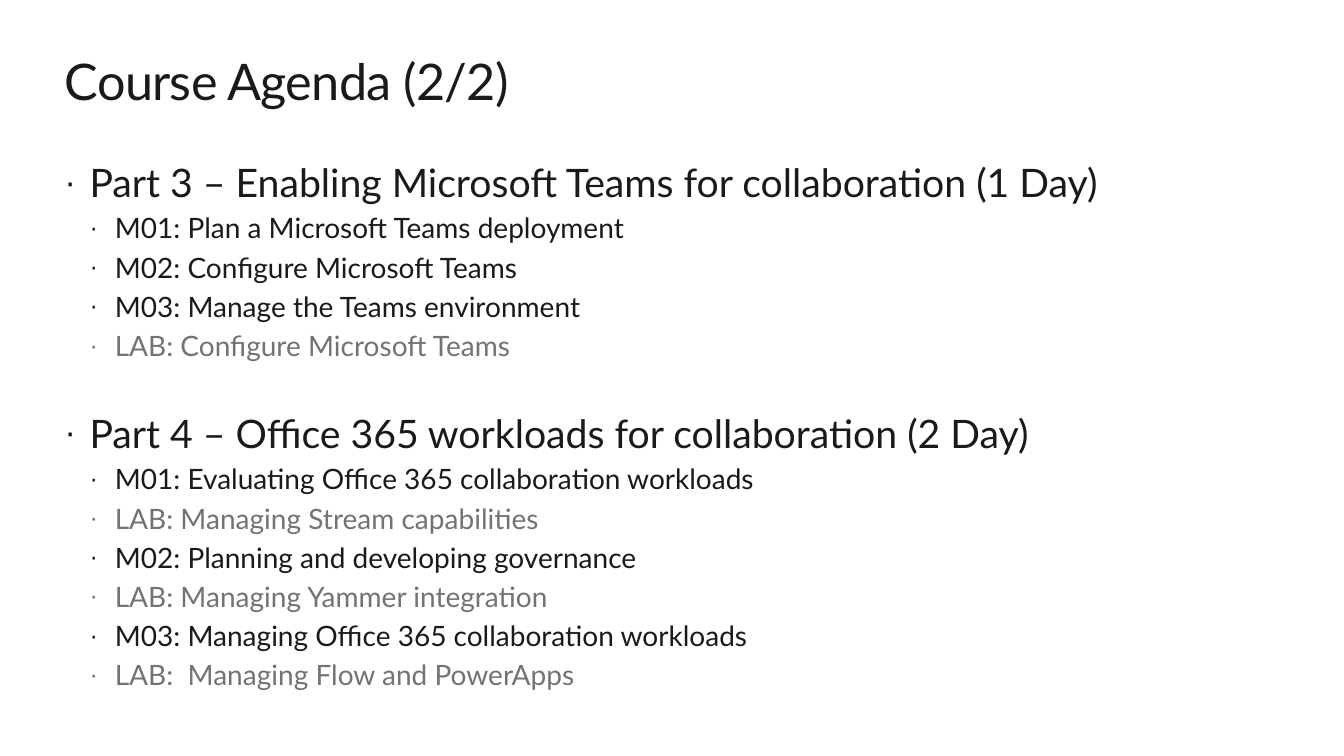
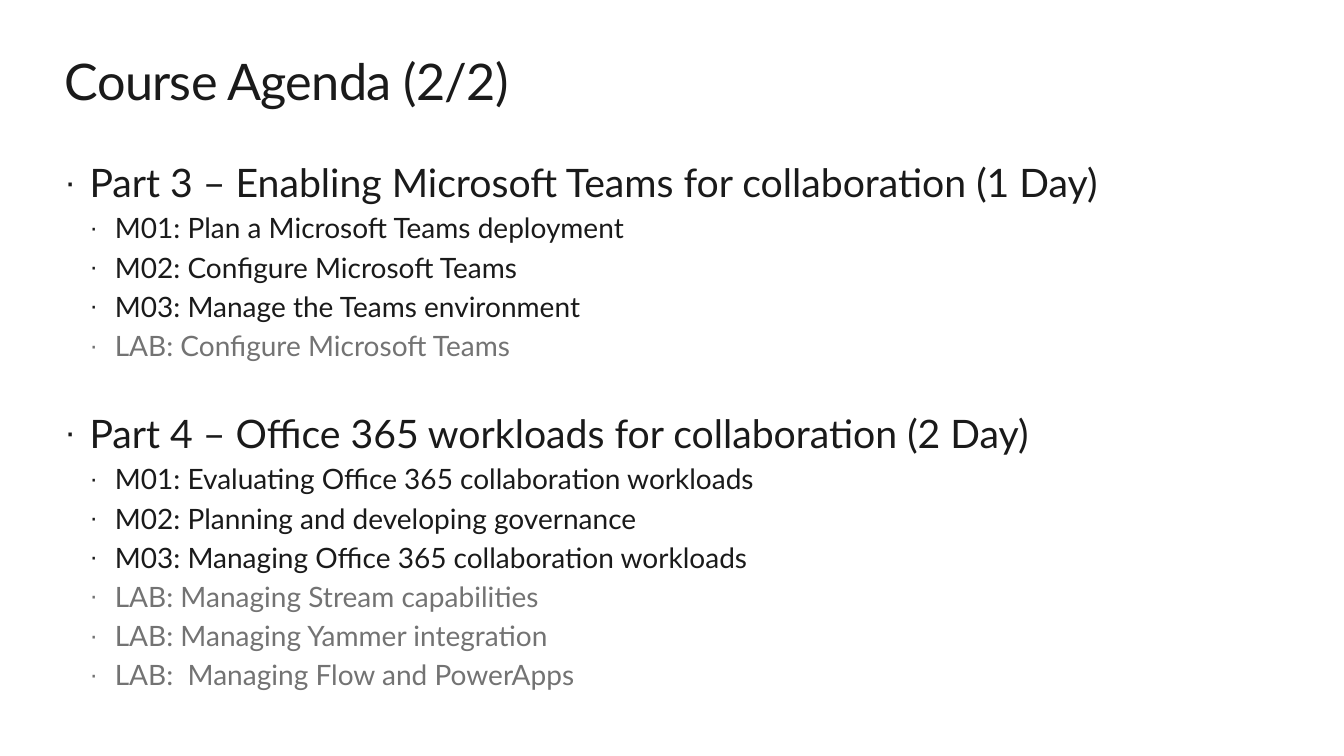
Before and after one commit to renaudwangler/ib, a slide deck: slide 4 of extra/MS-300AIntro.pptx. Drawn at 1344x756 pixels with LibreOffice and Linux fonts; fonts in the diff are those of the drawing. Boxes give left, top, right and bottom in pixels: in the first picture for what was removed or moved away, otherwise in the second. Text is boxed around its words. In the diff, an @@ line names an element or a change of style, - is before the commit and + after.

```diff
--- a/extra/MS-300AIntro.pptx
+++ b/extra/MS-300AIntro.pptx
@@ text at [115,508,747,573]: paragraphs added @@
+  · M02: Planning and developing governance
+  · M03: Managing Office 365 collaboration workloads
@@ text at [115,547,636,573]: paragraph removed @@
-  · M02: Planning and developing governance
@@ text at [115,625,747,651]: paragraph removed @@
-  · M03: Managing Office 365 collaboration workloads
```
Also in this commit, not shown: 1 other slide changed, 5 other files.
